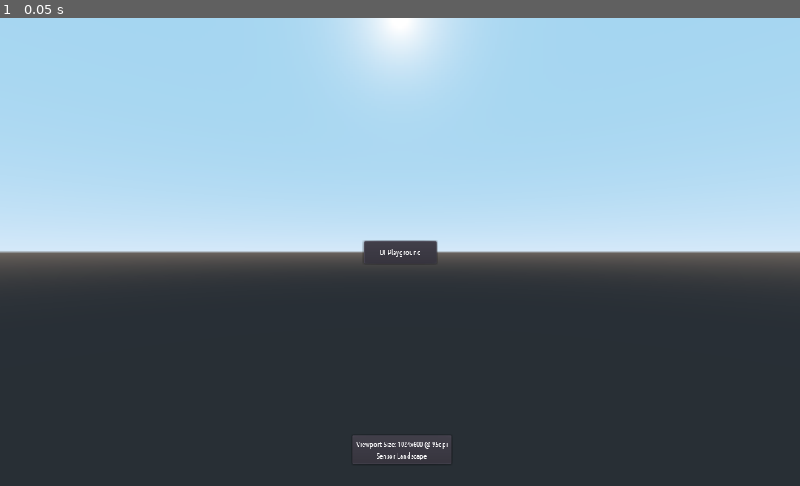
Above: before the commit, frame 1.
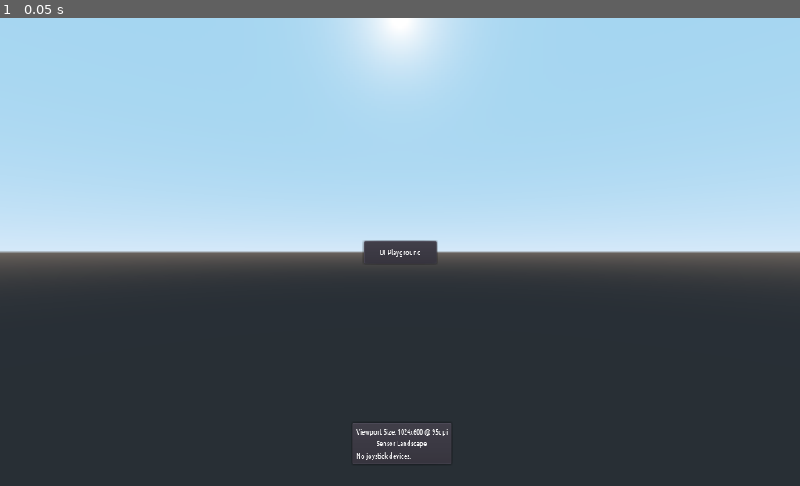
Above: after the commit, the same moment.

Repository: AnmAtAnm/uiplayground-for-godot
Game: Godot game, scene res://Main.tscn
Same seed, same stepped clock (60 frames per second), same inputs: the game is played once before the commit and once after it.
Inputs:
- Up to frame 1 (0.05 s): no input

The runs differ from the first frame. In frame 1, 0.3% of the frame differs, in the area x 44-57%, y 86-95%.

Commit message:
WIP: Attempting to detect Joysticks

Diff:
--- /dev/null
+++ b/Classes/JoystickInfoLabel.gd
@@ -0,0 +1,57 @@
+extends Label
+
+const _MAX_DEVICE_ID = 100
+
+# Array of arrays: The inner array is [device id, device text]
+var _data = []
+
+# Called when the node enters the scene tree for the first time.
+func _ready():
+	_initialSearchForDevices()
+	_rebuild_text()
+	ConnectTo.orDie(Input,"joy_connection_changed", self, "_updateJoystickInfo")
+
+func _initialSearchForDevices():
+	var missing_device_count = 0
+	for device_id in _MAX_DEVICE_ID:
+		if Input.is_joy_known(device_id):
+			_data.append([device_id, _build_text(device_id)])
+			missing_device_count = 0
+		else:
+			++missing_device_count
+		if missing_device_count >= 3:
+			return
+
+func _build_text(device_id) -> String:
+	return "Joystick #" + device_id + ": " + Input.get_joy_guid(device_id)
+
+# Find the index for the device_id in _data
+func _find_index(device_id) -> int:
+	for i in _data.size():
+		var record = _data[i]
+		if record[i] == device_id:
+			return i
+	return -1  # Not Found
+
+func _find_insertion_point(device_id :int) -> int:
+	return _data.size()
+
+func _updateJoystickInfo(device_id :int, connected :bool):
+	if device_id >= 0:
+		if connected:
+			var device_text = _build_text(device_id)
+			var index = _find_insertion_point(device_id)
+			_data.insert(index, [device_id, device_text])
+		else:
+			var index = _find_index(device_id)
+			if index != -1:
+				_data.remove(-1)
+	_rebuild_text()
+
+func _rebuild_text():
+	if _data.empty():
+		text = "No joystick devices."
+	else:
+		text = ""
+		for record in _data:
+			text += ("" if text.empty() else "\n") + record[1]
--- a/HUD.tscn
+++ b/HUD.tscn
@@ -1,6 +1,7 @@
-[gd_scene load_steps=2 format=2]
+[gd_scene load_steps=3 format=2]
 
-[ext_resource path="res://Classes/LabelScreenSize.gd" type="Script" id=2]
+[ext_resource path="res://Classes/JoystickInfoLabel.gd" type="Script" id=1]
+[ext_resource path="res://Classes/ScreenSizeInfoLabel.gd" type="Script" id=2]
 
 [node name="HUD" type="Control"]
 anchor_right = 1.0
@@ -31,13 +32,13 @@
 [node name="VBoxContainer" type="VBoxContainer" parent="PanelContainer"]
 margin_left = 7.0
 margin_top = 7.0
-margin_right = 101.0
-margin_bottom = 26.0
+margin_right = 99.0
+margin_bottom = 49.0
 grow_horizontal = 2
 grow_vertical = 0
 
 [node name="ScreenSizeInfo" type="Label" parent="PanelContainer/VBoxContainer"]
-margin_right = 94.0
+margin_right = 92.0
 margin_bottom = 19.0
 grow_horizontal = 2
 text = "Screen Size Info"
@@ -46,3 +47,9 @@
 __meta__ = {
 "_edit_use_anchors_": false
 }
+
+[node name="JoystickInfo" type="Label" parent="PanelContainer/VBoxContainer"]
+margin_top = 23.0
+margin_right = 92.0
+margin_bottom = 42.0
+script = ExtResource( 1 )
Renamed: Classes/LabelScreenSize.gd -> Classes/ScreenSizeInfoLabel.gd
